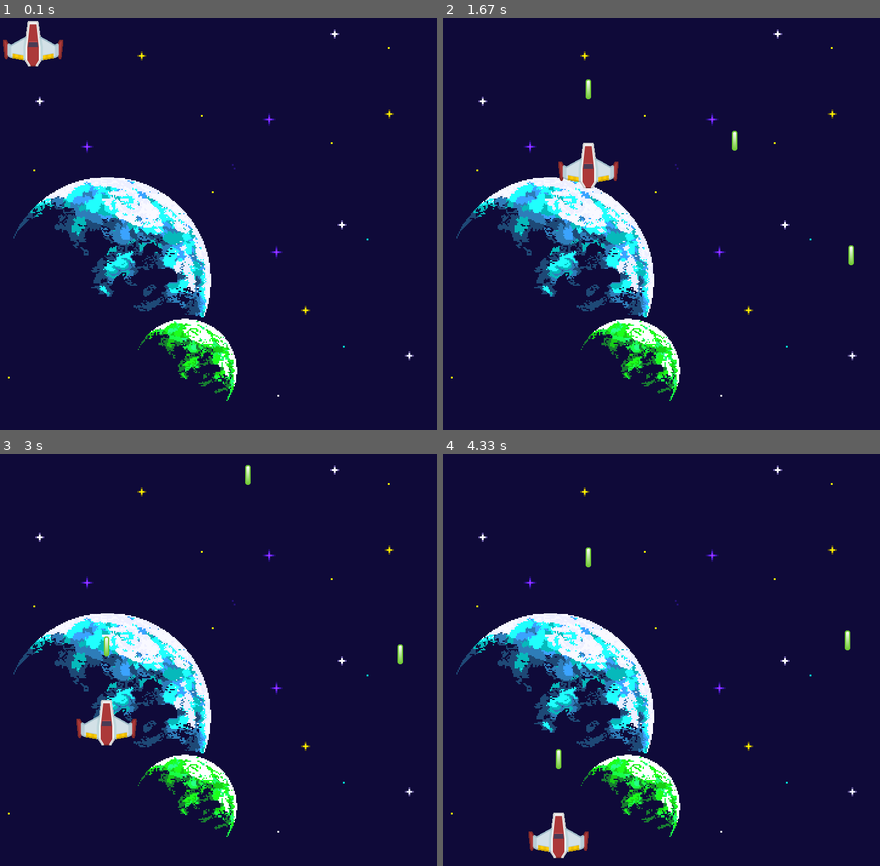
Above: before the commit, frames 1-4 (two rows, left to right).
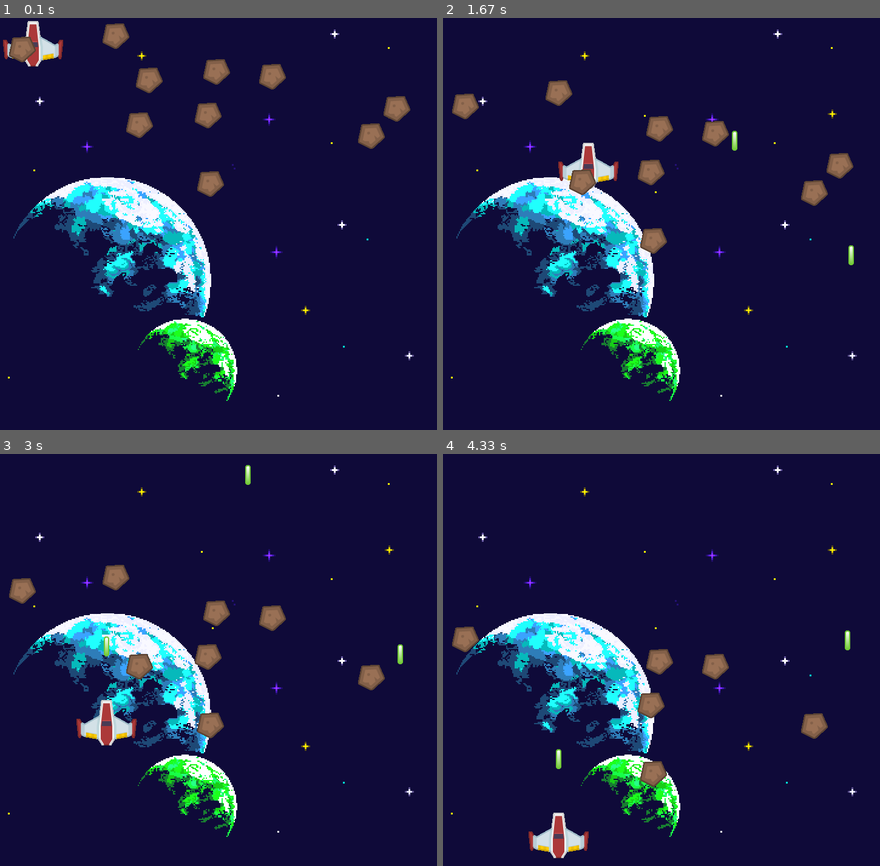
Above: after the commit, the same moments.

Repository: lingwey/juego-de-destruir-meteoros-en-pygame
Game: pygame game, started from destruir meteoritos.py
The game is run twice, just before and just after one commit, with the same random seed, the same clock (stepped at 60 frames per second) and the same inputs.
Inputs (mouse positions are in pixels of both pictures, inside the frame that each line leads up to):
- Up to frame 1 (0.1 s): no input
- Up to frame 2 (1.67 s): click (661, 224) at 0.38 s; click (705, 314) at 0.72 s; click (823, 368) at 1.05 s; click (556, 141) at 1.38 s
- Up to frame 3 (3 s): click (218, 709) at 1.72 s; click (157, 573) at 2.05 s; click (371, 767) at 2.38 s; click (78, 701) at 2.72 s
- Up to frame 4 (4.33 s): click (534, 581) at 3.05 s; click (556, 734) at 3.38 s; click (818, 754) at 3.72 s; click (530, 812) at 4.05 s

The runs differ from the first frame. In frame 1, 2.8% of the frame differs, in the area x 2-94%, y 1-44%; in frame 2, 2.6%; in frame 3, 2.2%; in frame 4, 1.7%.

Commit message:
hace que el juego sea continuo

Diff:
--- a/destruir meteoritos.py
+++ b/destruir meteoritos.py
@@ -50,7 +50,7 @@
         self.puntaje = 0
         self.meteoroLista = pygame.sprite.Group()
         self.totalListaImagenes = pygame.sprite.Group()
-        self.cantidadMeteoros = 10
+        self.cantidadMeteoros = 5
         self.lasersLista = pygame.sprite.Group()
         self.meteorosAgregadosXNivel = 5
 
@@ -63,7 +63,7 @@
            for i in range (self.cantidadMeteoros): #crea los meteoros y genera la posicion donde van a comienzar
             meteoros = meteoro()
             meteoros.rect.x = random.randrange(pantallaAncho)
-            meteoros.rect.y = random.randrange(pantallaAlto)
+            meteoros.rect.y = random.randrange(250)#pantallaAlto)
             self.meteoroLista.add(meteoros)
             self.totalListaImagenes.add(meteoros)
 
@@ -99,7 +99,7 @@
             if not self.meteoroLista:
                 self.cantidadMeteoros += self.meteorosAgregadosXNivel
                 print ("alerta")
-
+                self.crearTandasMeteoros()
 
     def display_frame (self,ventana):
         ventana.blit(self.fondo,[0,0])
